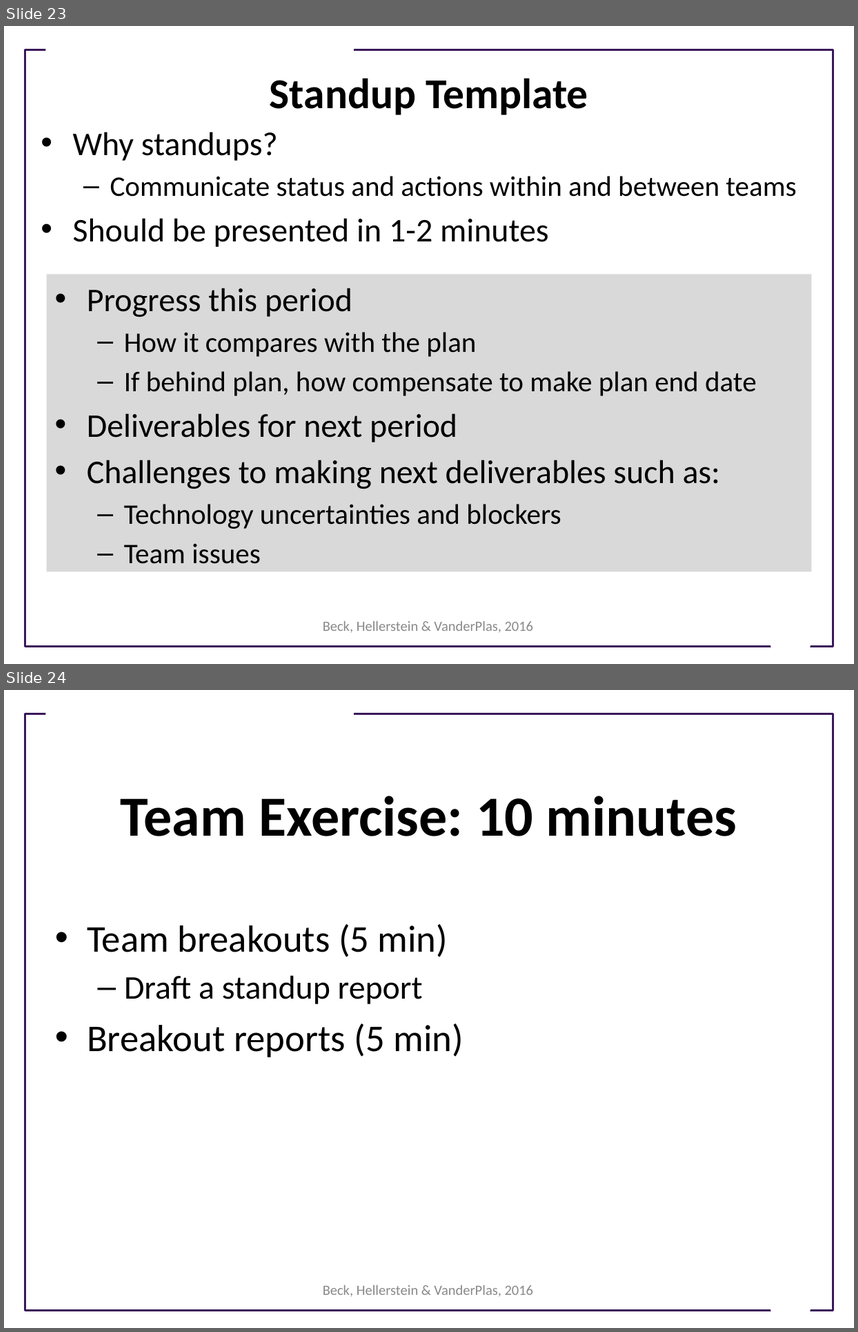
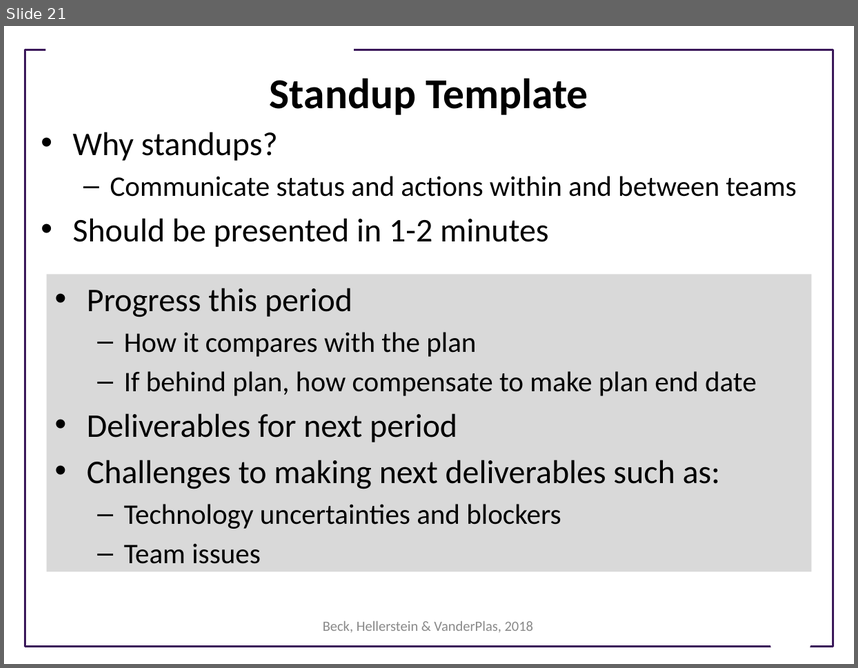
Before and after one commit to UWSEDS/LectureNotes-Spring2018, a slide deck: 03-Working-in-Teams.pptx. Shown one above the other, each under a label of ours: slides 23 and 24 before the commit, slide 21 after it. The pictures are 858x1332 and 858x668 pixels, drawn with LibreOffice and Linux fonts; fonts in the diff are those of the drawing; background and template pictures are left out. Boxes give left, top, right and bottom in pixels: in the first picture for what was removed or moved away, otherwise in the second. Text is boxed around its words. In the diff, an @@ line names an element or a change of style, - is before the commit and + after.

```diff
--- a/03-Working-in-Teams.pptx
+++ b/03-Working-in-Teams.pptx
@@ slide 24 removed at <box>4,690,854,1328</box>, background #FFFFFF; not listed: 3 template elements that a slide beside it also shows @@
@@ title removed at <box>121,796,737,836</box> @@
-Team Exercise: 10 minutes
@@ text removed at <box>87,924,464,1057</box> @@
-• Team breakouts (5 min)
-  – Draft a standup report
-• Breakout reports (5 min)
@@ text removed at <box>323,1285,534,1296</box> @@
-Beck, Hellerstein & VanderPlas, 2016
@@ what was slide 23 is now slide 21 @@
@@ slide 21 changed as well @@
@@ text at <box>323,621,534,632</box>: text changed @@
-Beck, Hellerstein & VanderPlas, 2016
+Beck, Hellerstein & VanderPlas, 2018
```
Also in this commit, not shown: 16 other slides changed, 4 slides added, 5 other slides removed, 1 other file.
